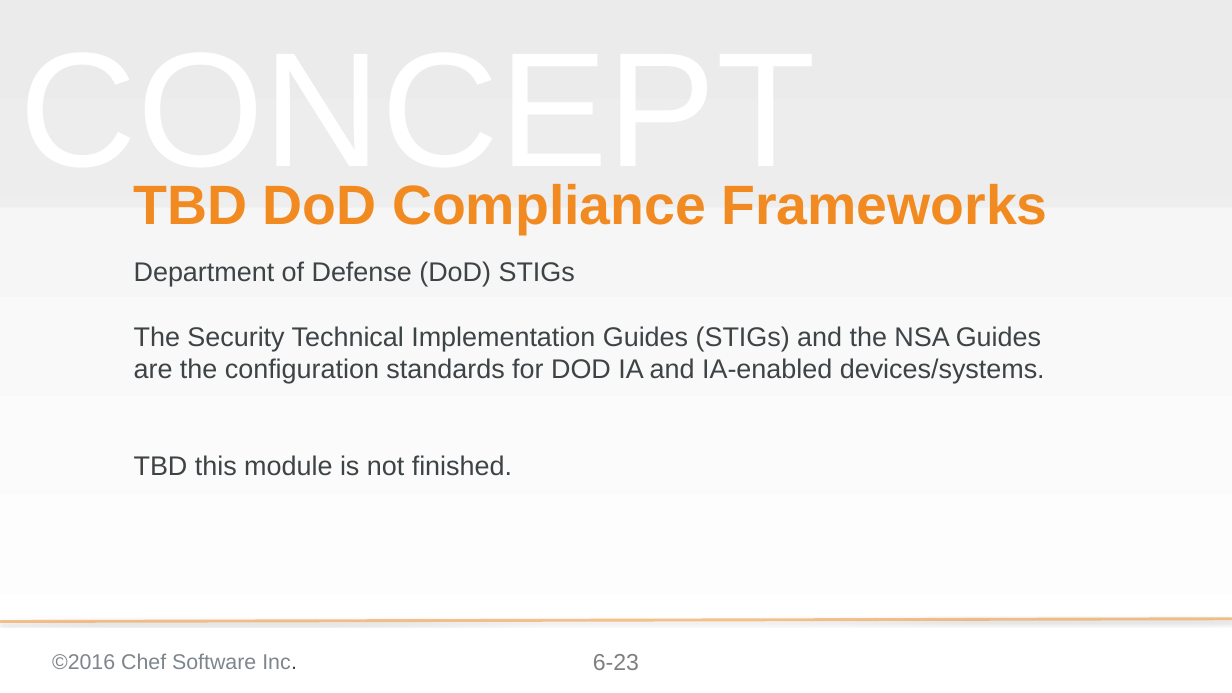
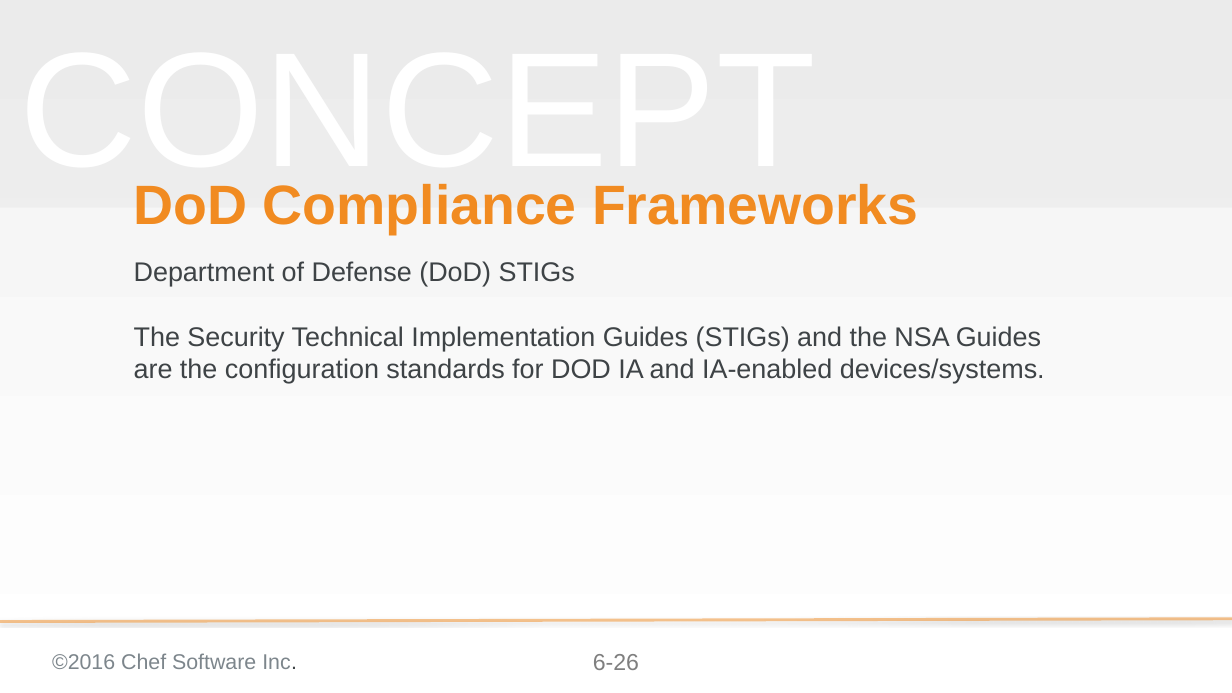
Before and after one commit to bchamby/chef-compliance-installation-configuration-operation, a slide deck: slide 26 of 06-compliance-frameworks-inspec.pptx (slide 23 before the commit). Drawn at 1232x693 pixels with LibreOffice and Linux fonts; fonts in the diff are those of the drawing; background and template pictures are left out. Boxes give left, top, right and bottom in pixels: in the first picture for what was removed or moved away, otherwise in the second. Text is boxed around its words. In the diff, an @@ line names an element or a change of style, - is before the commit and + after.

Commit message:
06-compliance-frameworks-inspec Finished CIS group lab and wrote DoD group lab

```diff
--- a/06-compliance-frameworks-inspec.pptx
+++ b/06-compliance-frameworks-inspec.pptx
@@ title at bbox=[134, 184, 918, 234]: text changed @@
-TBD DoD Compliance Frameworks
+DoD Compliance Frameworks
@@ subtitle at bbox=[134, 455, 512, 476]: paragraph removed @@
-TBD this module is not finished.
@@ page number at bbox=[593, 654, 639, 670]: text changed @@
-6-23
+6-26
```
Also in this commit, not shown: 9 other slides changed, 13 slides added, 1 slide removed.
